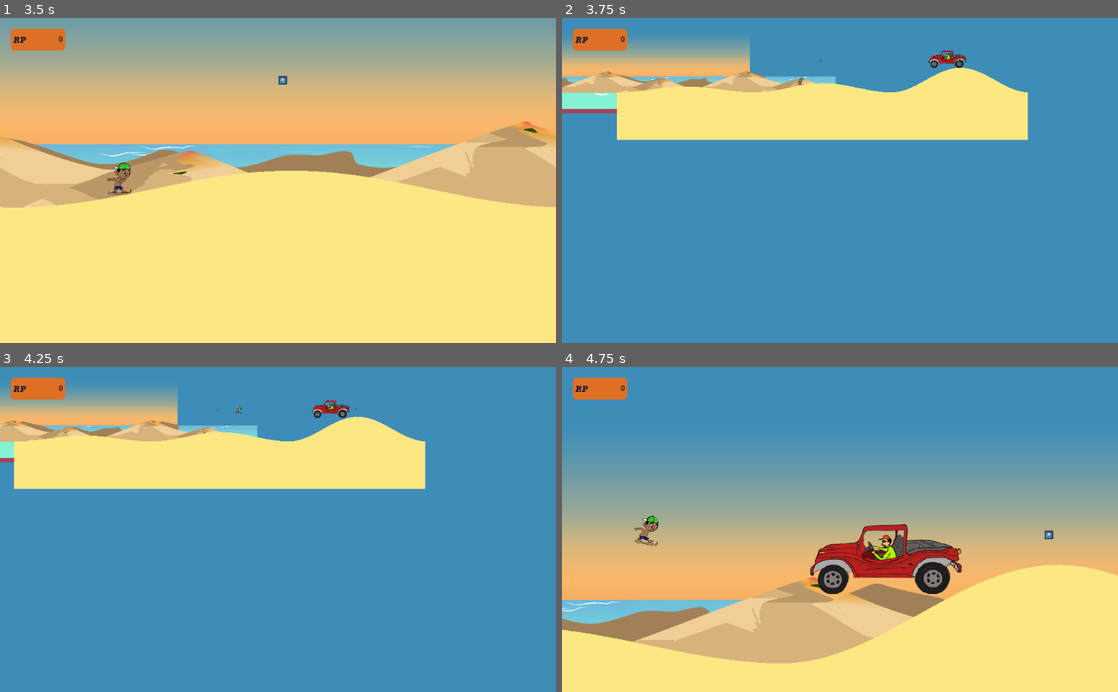
Above: before the commit, frames 1-4 (two rows, left to right).
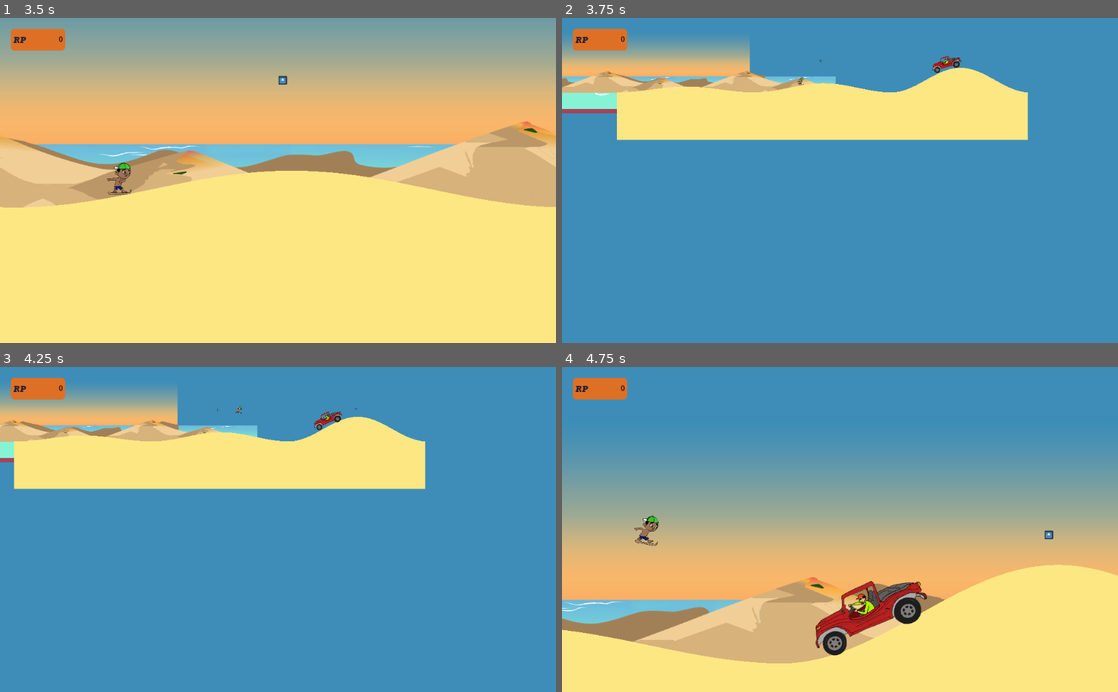
Above: after the commit, the same moments.

Repository: AlanVitorCosta/MotoresGame
Game: Godot game, scene res://scenes/World.tscn
The game is run twice, just before and just after one commit, with the same random seed, the same clock (stepped at 60 frames per second) and the same inputs. The engine's default icon, where the game draws it, is replaced by a stand-in: a white triangle on a blue panel in a dark square.
Inputs:
- Up to frame 1 (3.5 s): hold Z 0.53-1.28 s; hold Right (ui_right) 0.53-2.03 s; tap Up (ui_up) at 0.77, 1.52, 3.02 s; tap Z at 1.35, 2.85 s; hold Left (ui_left) 2.03-2.78 s; hold Z 2.03-2.78 s; hold Right (ui_right) from 2.78 s (still down)
- Up to frame 2 (3.75 s): keep holding Right (ui_right); hold Z from 3.53 s (still down)
- Up to frame 3 (4.25 s): keep holding Right (ui_right); keep holding Z; tap Up (ui_up) at 3.77 s
- Up to frame 4 (4.75 s): release Right (ui_right) at 4.28 s; release Z at 4.28 s; hold Left (ui_left) from 4.28 s (still down); tap Z at 4.35 s; tap Up (ui_up) at 4.52 s

Frame 1 is identical in both runs. In frame 2, 0.3% of the frame differs, in the area x 65-73%, y 10-17%; in frame 3, 0.4%; in frame 4, 5.7%, in the area x 44-72%, y 48-89%.

Commit message:
Ajuste no angulo do carro

Diff:
--- a/scenes/Bugueiro.tscn
+++ b/scenes/Bugueiro.tscn
@@ -5,8 +5,8 @@
 [ext_resource path="res://sprites/Obstaculos/bugyy2.png" type="Texture" id=3]
 [ext_resource path="res://sounds/buggyS.wav" type="AudioStream" id=4]
 
-[sub_resource type="RectangleShape2D" id=1]
-extents = Vector2( 127.829, 19.1542 )
+[sub_resource type="CapsuleShape2D" id=4]
+radius = 33.8194
 
 [sub_resource type="RectangleShape2D" id=2]
 extents = Vector2( 130.707, 69.9902 )
@@ -20,6 +20,7 @@
 } ]
 
 [node name="Bugueiro" type="KinematicBody2D"]
+scale = Vector2( 0.8, 0.8 )
 collision_layer = 4
 collision_mask = 3
 script = ExtResource( 1 )
@@ -28,11 +29,8 @@
 }
 
 [node name="CollisionShape2D" type="CollisionShape2D" parent="."]
-position = Vector2( 2.69537, 47.4347 )
-shape = SubResource( 1 )
-__meta__ = {
-"_edit_lock_": true
-}
+position = Vector2( 0.854245, 19.1297 )
+shape = SubResource( 4 )
 
 [node name="Area2D" type="Area2D" parent="."]
 __meta__ = {
@@ -40,6 +38,7 @@
 }
 
 [node name="CollisionShape2D" type="CollisionShape2D" parent="Area2D"]
+visible = false
 shape = SubResource( 2 )
 __meta__ = {
 "_edit_lock_": true
@@ -49,8 +48,10 @@
 scale = Vector2( 0.9, 0.9 )
 frames = SubResource( 3 )
 animation = "Idle"
-frame = 1
 playing = true
+__meta__ = {
+"_edit_lock_": true
+}
 
 [node name="buggyFx" type="AudioStreamPlayer" parent="."]
 stream = ExtResource( 4 )
--- a/scripts/Bugueiro.gd
+++ b/scripts/Bugueiro.gd
@@ -7,6 +7,7 @@
 onready var timer = get_node("Timer")
 
 var velocity = Vector2()
+var first_collision = false
 
 func _ready():
 	$buggyFx.play()
@@ -22,13 +23,25 @@
 	velocity.x = 2*SPEED
 	velocity.y += GRAVITY
 
-	velocity = move_and_slide(velocity, FLOOR)
+	if first_collision == false:
+		velocity = move_and_slide(velocity, FLOOR)
+	else:
+		var collision_info = move_and_collide(velocity * delta, true, true, true)
+		if collision_info:
+			var collision_normal = collision_info.normal
+			var new_angle = rad2deg(collision_normal.angle_to_point(velocity * delta)) + 35 # << 35 is a random number, I tried others but this works better
+			rotation_degrees = new_angle;
+			print(new_angle)
+		velocity = move_and_slide(velocity, FLOOR)
 	pass
 
 func _on_Area2D_body_entered(body):
 	if(body.get_name() == "Player"):
 		body.anim = "Falling"
 		queue_free()
+	else:
+		if typeof(body) == 17:
+			first_collision = true
 
 func _on_timer_timeout():
 		print("destruiu")
